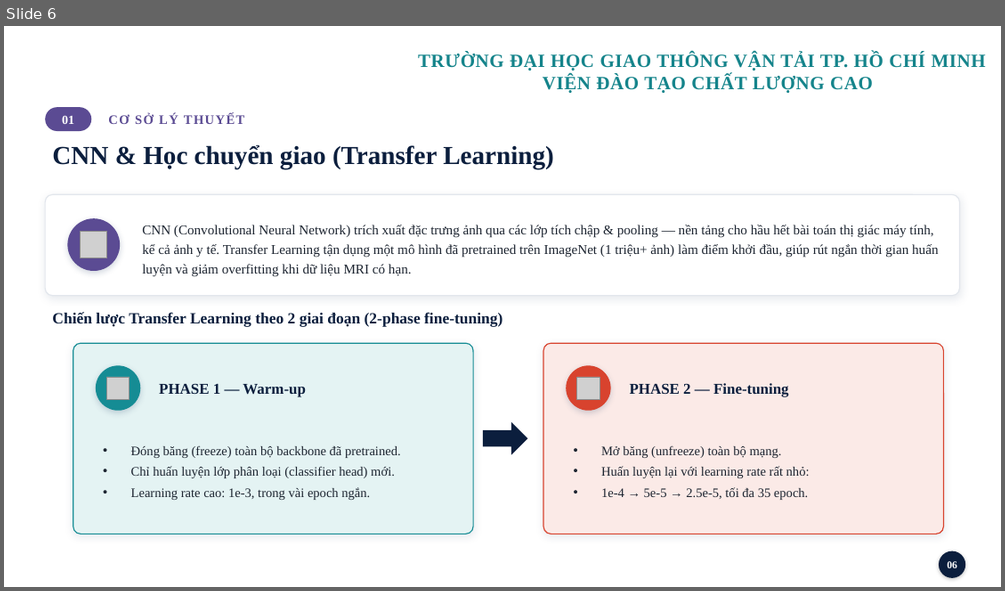
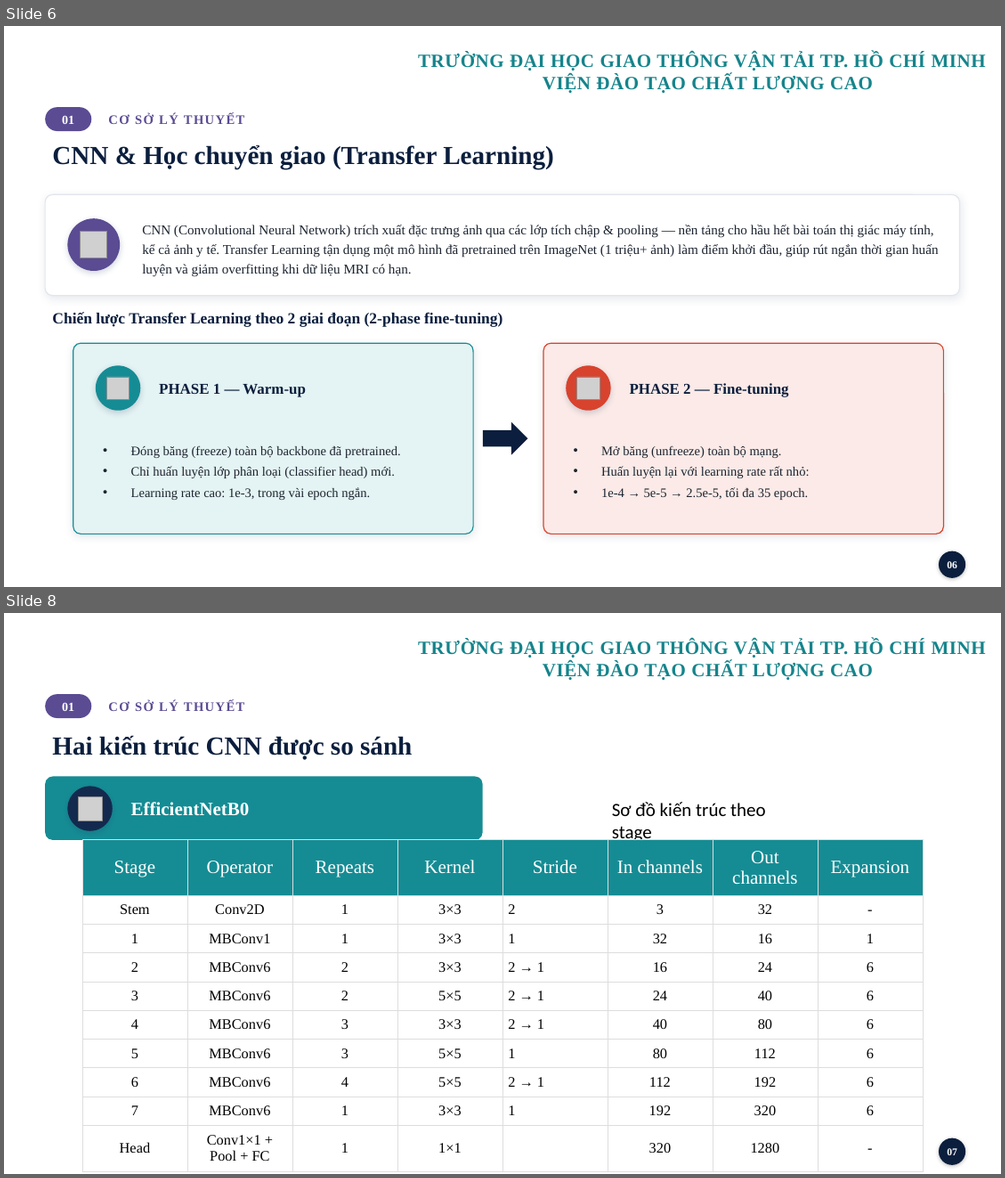
Before and after one commit to Thehy-IT/DS_filnal_Brain, a slide deck: docs/Group3_Slide.pptx. Shown one above the other, each under a label of ours: slide 6 before the commit, slides 6 and 8 after it; the slides between them are not shown. The pictures are 1005x591 and 1005x1178 pixels, drawn with LibreOffice and Linux fonts; fonts in the diff are those of the drawing; grey boxes stand for pictures; background and template pictures are left out. Boxes give left, top, right and bottom in pixels: in the first picture for what was removed or moved away, otherwise in the second. Text is boxed around its words. In the diff, an @@ line names an element or a change of style, - is before the commit and + after.

```diff
--- a/docs/Group3_Slide.pptx
+++ b/docs/Group3_Slide.pptx
@@ slide 8 added at (4, 613, 1001, 1174), background picture (left out); not listed: 1 template element that a slide beside it also shows @@
@@ rounded rectangle added at (45, 694, 91, 718), fill #5B4B93 @@
@@ text added at (62, 702, 74, 711), 12 pt, text #FFFFFF, bold @@
+01
@@ text added at (108, 700, 244, 711), 12.5 pt, text #5B4B93, bold @@
+CƠ SỞ LÝ THUYẾT
@@ text added at (52, 735, 412, 760), 25 pt, text #0B1E3D, bold @@
+Hai kiến trúc CNN được so sánh
@@ rounded rectangle added at (45, 776, 483, 840), fill #158C94 @@
@@ ellipse added at (67, 786, 113, 831), fill #132A4E @@
@@ picture added at (78, 796, 102, 820) @@
@@ text added at (131, 802, 250, 815), 18 pt, text #FFFFFF, bold @@
+EfficientNetB0
@@ text added at (612, 802, 766, 844), 18 pt, text #000000 @@
+Sơ đồ kiến trúc theo stage
@@ table added at (82, 840, 920, 1172), 10 rows, 8 columns @@
+Stage | Operator | Repeats | Kernel | Stride | In channels | Out channels | Expansion
+Stem | Conv2D | 1 | 3×3 | 2 | 3 | 32 | -
+1 | MBConv1 | 1 | 3×3 | 1 | 32 | 16 | 1
+2 | MBConv6 | 2 | 3×3 | 2 → 1 | 16 | 24 | 6
+3 | MBConv6 | 2 | 5×5 | 2 → 1 | 24 | 40 | 6
+4 | MBConv6 | 3 | 3×3 | 2 → 1 | 40 | 80 | 6
+5 | MBConv6 | 3 | 5×5 | 1 | 80 | 112 | 6
+6 | MBConv6 | 4 | 5×5 | 2 → 1 | 112 | 192 | 6
+7 | MBConv6 | 1 | 3×3 | 1 | 192 | 320 | 6
+Head | Conv1×1 + Pool + FC | 1 | 1×1 |  | 320 | 1280 | -
@@ ellipse added at (938, 1138, 966, 1165), fill #0B1E3D @@
@@ text added at (947, 1148, 957, 1155), 10 pt, text #FFFFFF, bold @@
+07
```
Also in this commit, not shown: 5 slides changed, 1 other slide added, 14 other files.
